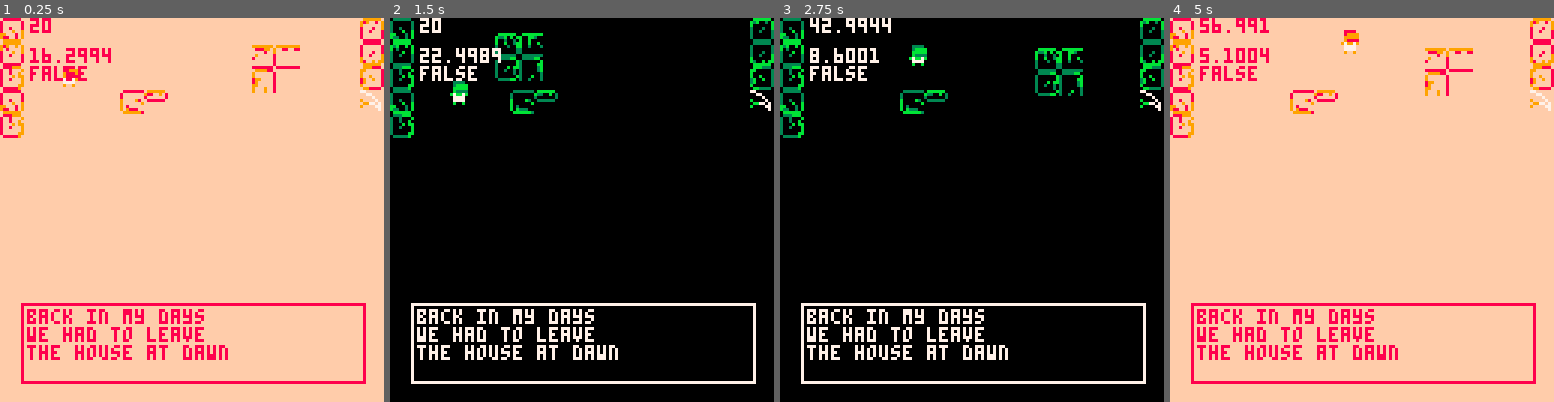
Above: before the commit, frames 1-4 (left to right).
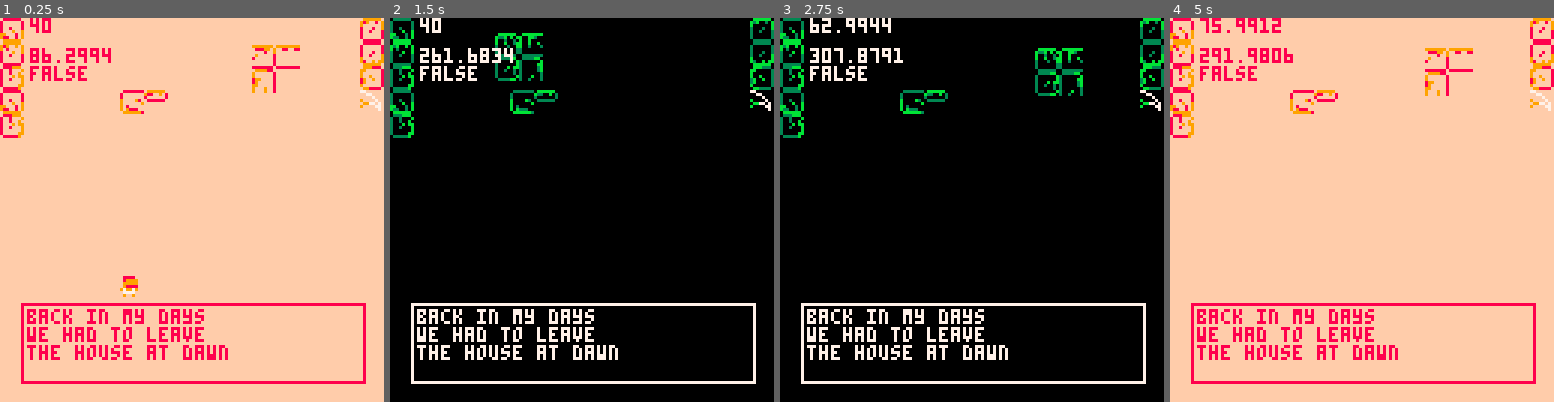
Above: after the commit, the same moments.

Repository: NataliaPrzemylska/milk1-way
Game: PICO-8 cartridge milkjourney.p8
The game is run twice, just before and just after one commit, with the same random seed, the same clock (stepped at 60 frames per second) and the same inputs.
Inputs:
- Up to frame 1 (0.25 s): no input
- Up to frame 2 (1.5 s): tap X (X key) at 0.33, 1.07 s; tap O (Z key) at 0.7 s
- Up to frame 3 (2.75 s): hold Right 1.6-2.1 s; tap O (Z key) at 1.7, 2.1, 2.5 s; tap X (X key) at 1.85 s; hold Up 2.15-2.42 s; hold Right from 2.47 s (still down)
- Up to frame 4 (5 s): tap O (Z key) every 0.4 s from 2.9 to 4.9 s; tap X (X key) at 2.97, 4.08 s; release Right at 3.03 s; hold Left 3.08-3.58 s; hold Right 4.02-4.68 s; hold Up from 4.73 s (still down)

The runs differ from the first frame. In frame 1, 0.4% of the frame differs, in the area x 7-36%, y 0-73%; in frame 2, 0.5%; in frame 3, 0.6%; in frame 4, 0.7%, in the area x 7-50%, y 0-12%.

Commit message:
player jump and milk sprite update

Diff:
--- a/player.lua
+++ b/player.lua
@@ -1,12 +1,12 @@
 GRAVITY = 5 -- down (positive Y), in px per second squared
 player = {
-    x = 20, -- left edge, in px
-    y = 10, -- top edge, in px
+    x = 40, -- left edge, in px
+    y = 80, -- top edge, in px
     vy = 0, -- current velocity down, in px per second
     width = 6, -- in px
     height = 7, -- in px
     walk_spd = 30, -- side to side, in px per second
-    jump_spd = 2, -- up, in px per second
+    jump_spd = 2.5, -- up, in px per second
     face_right = true,
     has_milk = false,
 
@@ -49,7 +49,7 @@
         player.width / 8, (player.height + height_change) / 8, not player.face_right)
 
     if player.has_milk then
-        spr(251, player.x + 0.5, player.y + 0.5 - 10)
+        spr(8, player.x + 0.5, player.y + 0.5 - 10)
     end
 end
 
